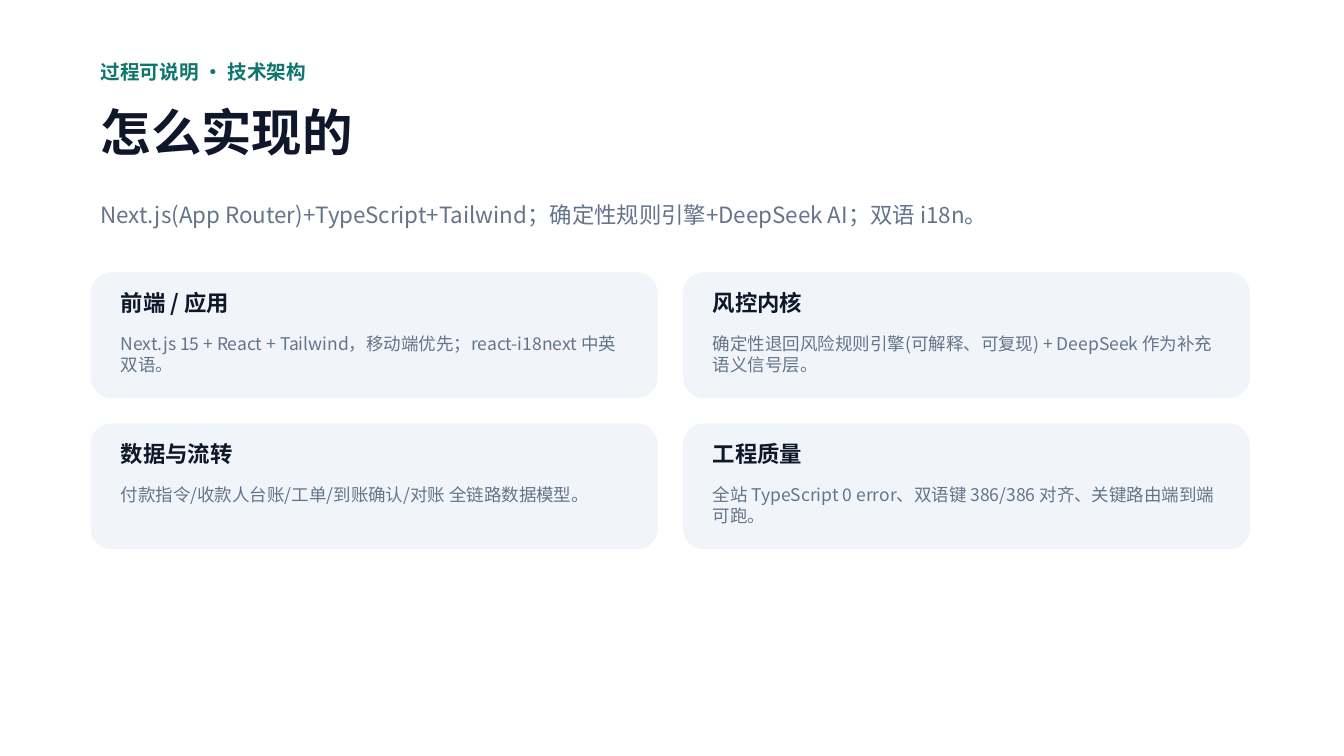
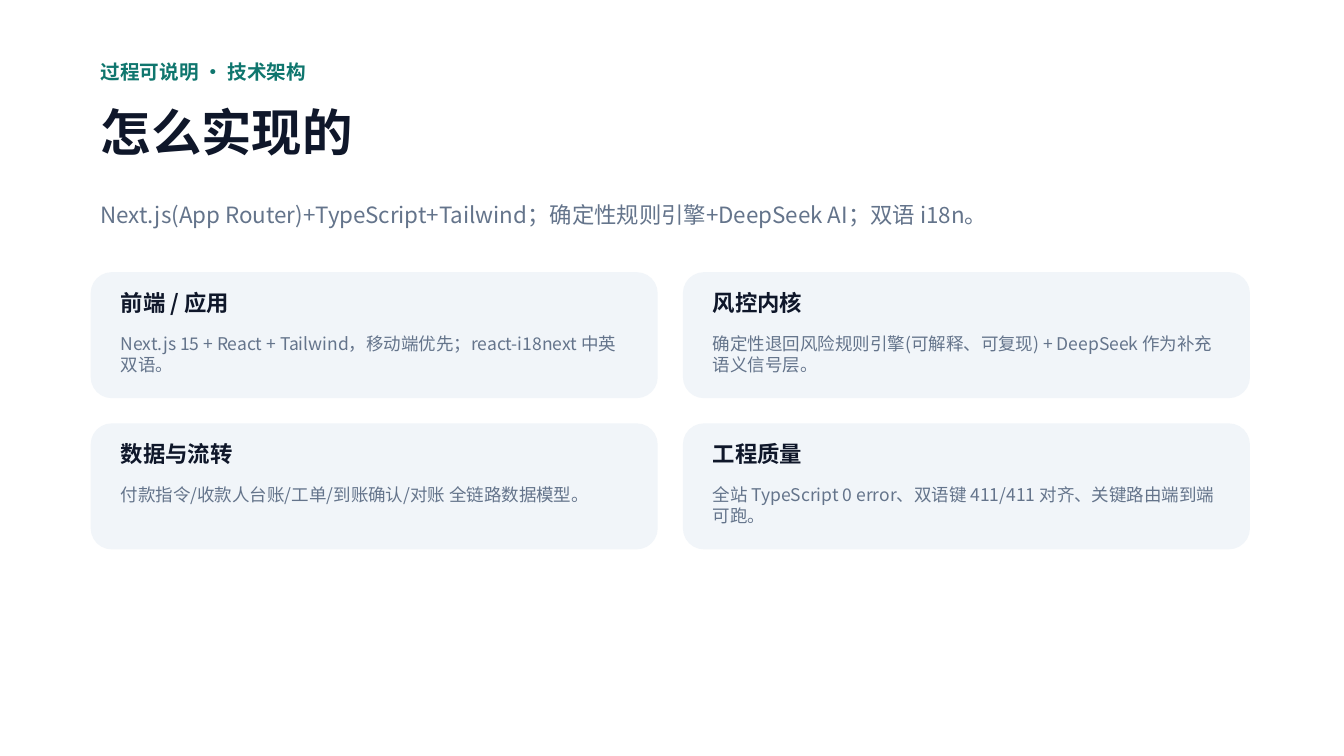
Before and after one commit to Michael-4753/flowguard-payout, a slide deck: slide 10 of public/FlowGuard-Hackathon-Pitch.pptx (slide 11 before the commit). Drawn at 1344x756 pixels with LibreOffice and Linux fonts; fonts in the diff are those of the drawing. Boxes give left, top, right and bottom in pixels: in the first picture for what was removed or moved away, otherwise in the second. Text is boxed around its words. In the diff, an @@ line names an element or a change of style, - is before the commit and + after.

```diff
--- a/public/FlowGuard-Hackathon-Pitch.pptx
+++ b/public/FlowGuard-Hackathon-Pitch.pptx
@@ text at <box>713,486,1215,524</box>: text changed @@
-全站 TypeScript 0 error、双语键 386/386 对齐、关键路由端到端可跑。
+全站 TypeScript 0 error、双语键 411/411 对齐、关键路由端到端可跑。
```
Also in this commit, not shown: 2 other slides changed, 1 slide removed.
